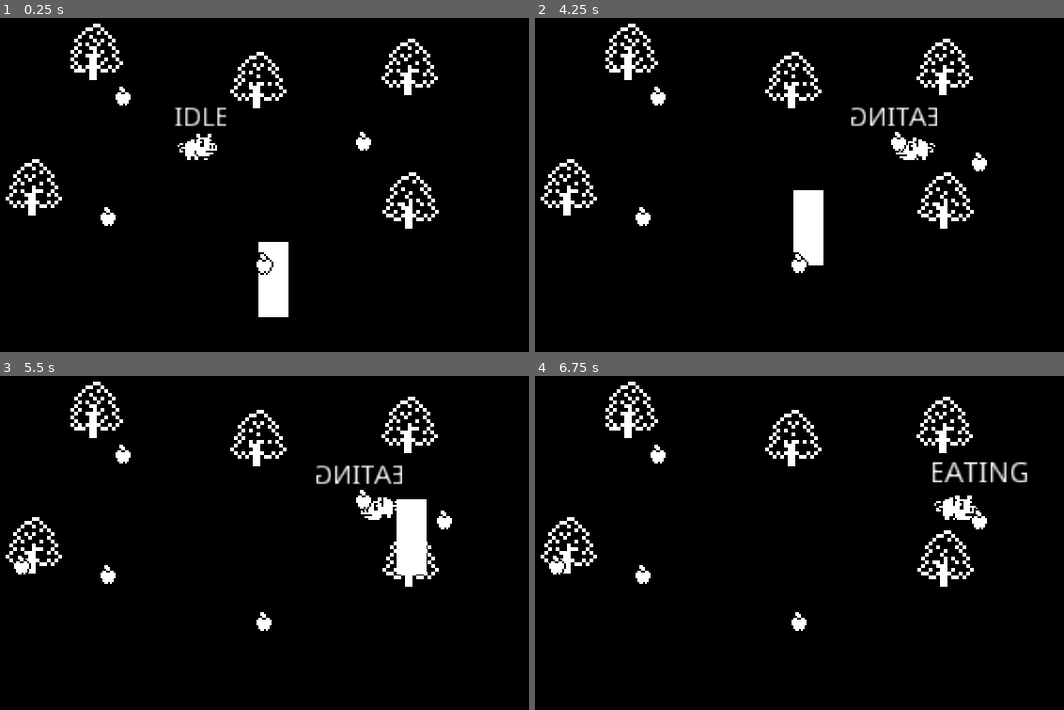
Above: before the commit, frames 1-4 (two rows, left to right).
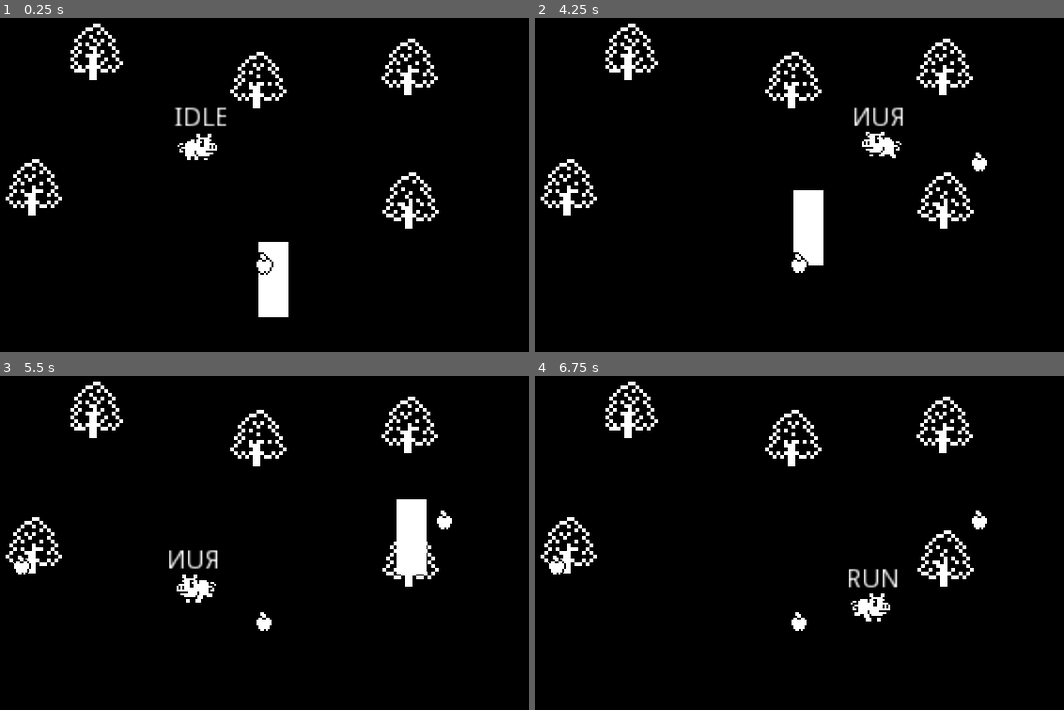
Above: after the commit, the same moments.

Repository: fguillen/PiggyTheApplesAndTheGuard
Game: Godot game, scene res://Word.tscn
Two runs of this game, one before a commit and one after it. Both use one fixed random seed, a clock stepped at 60 frames per second and the inputs below.
Inputs:
- Up to frame 1 (0.25 s): no input
- Up to frame 2 (4.25 s): hold Right (ui_right) 0.53-1.28 s; hold Down (ui_down) 1.28-2.03 s; hold Right (ui_right) 2.03-2.78 s; hold Up (ui_up) 2.78-3.53 s; hold Left (ui_left) from 3.53 s (still down)
- Up to frame 3 (5.5 s): release Left (ui_left) at 5.03 s; hold Down (ui_down) from 5.03 s (still down)
- Up to frame 4 (6.75 s): release Down (ui_down) at 5.78 s; hold Right (ui_right) 5.78-6.53 s; hold Up (ui_up) from 6.53 s (still down)

The runs differ from the first frame. In frame 1, 0.3% of the frame differs, in the area x 19-71%, y 20-63%; in frame 2, 1.4%; in frame 3, 1.6%; in frame 4, 1.7%, in the area x 19-94%, y 20-74%.

Commit message:
Deleting pre-scene apples

Diff:
--- a/Word.tscn
+++ b/Word.tscn
@@ -1,7 +1,6 @@
-[gd_scene load_steps=7 format=2]
+[gd_scene load_steps=6 format=2]
 
 [ext_resource path="res://Pig.tscn" type="PackedScene" id=1]
-[ext_resource path="res://Apple.tscn" type="PackedScene" id=2]
 [ext_resource path="res://Treee.tscn" type="PackedScene" id=3]
 [ext_resource path="res://Guard.tscn" type="PackedScene" id=4]
 [ext_resource path="res://WorldLimit.tscn" type="PackedScene" id=5]
@@ -18,15 +17,6 @@
 }
 
 [node name="AppleSpawner" parent="." instance=ExtResource( 6 )]
-
-[node name="Apple" parent="." instance=ExtResource( 2 )]
-position = Vector2( 104, 64 )
-
-[node name="Apple2" parent="." instance=ExtResource( 2 )]
-position = Vector2( 232, 88 )
-
-[node name="Apple3" parent="." instance=ExtResource( 2 )]
-position = Vector2( 96, 128 )
 
 [node name="Pig" parent="." instance=ExtResource( 1 )]
 position = Vector2( 144, 88 )
